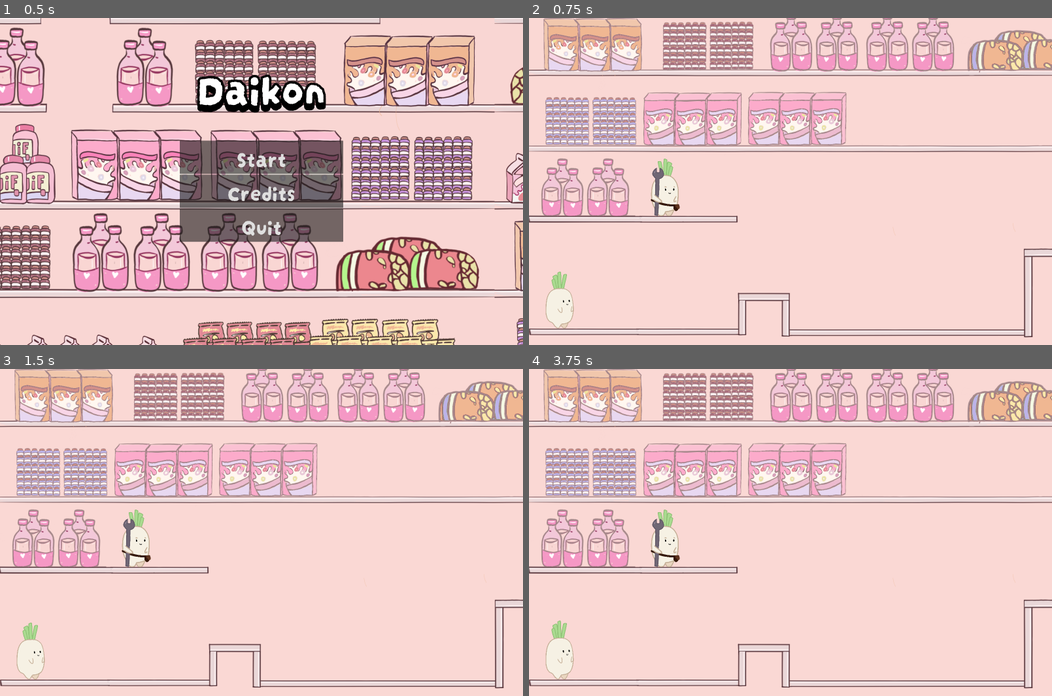
Above: before the commit, frames 1-4 (two rows, left to right).
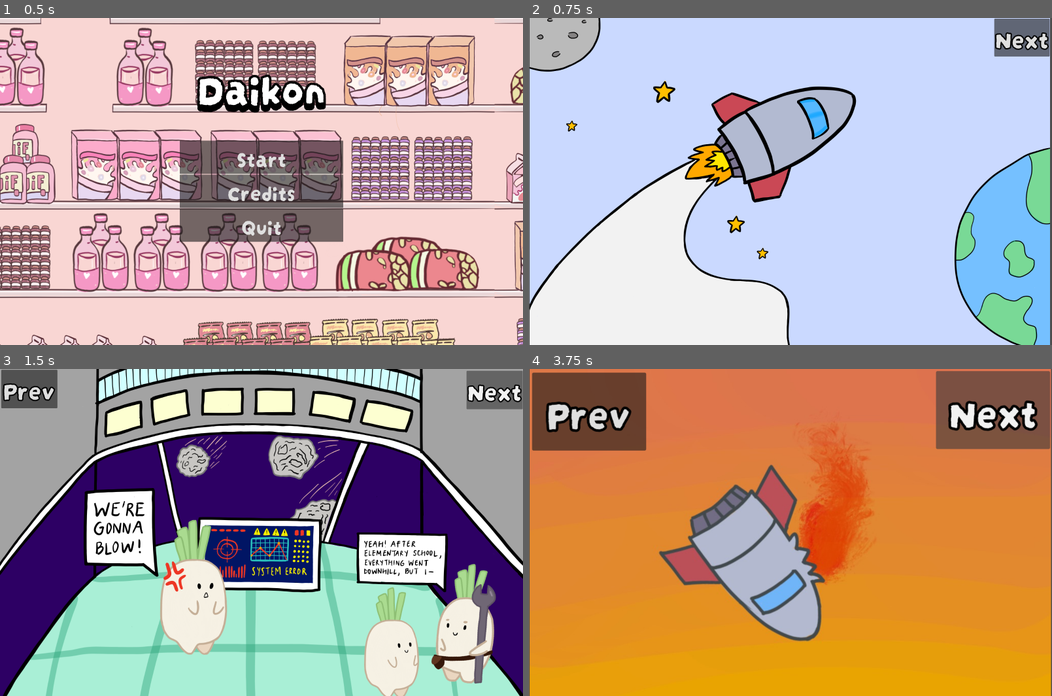
Above: after the commit, the same moments.

Repository: Boyquotes/daikon
Game: Godot game, scene res://main.tscn
The game is run twice, just before and just after one commit, with the same random seed, the same clock (stepped at 60 frames per second) and the same inputs. Sound files missing from this copy of the repository are replaced by a short silence.
Inputs (mouse positions are in pixels of both pictures, inside the frame that each line leads up to):
- Up to frame 1 (0.5 s): no input
- Up to frame 2 (0.75 s): click "Start" at 0.5 s
- Up to frame 3 (1.5 s): click (491, 388) at 1.25 s, where only the run after the commit has a clickable "Next"
- Up to frame 4 (3.75 s): click (560, 388) at 2 s, where only the run after the commit has a clickable "Prev"; click (1020, 388) at 2.75 s, where only the run after the commit has a clickable "Next"; click (1025, 388) at 3.5 s, where only the run after the commit has a clickable "Next"

Frame 1 is identical in both runs. In frame 2, 99% of the frame differs, in the area x 0-100%, y 0-100%; in frame 3, 96%; in frame 4, 100%.

Commit message:
we have a story

Diff:
--- a/levels/intro_pt_1.tscn
+++ b/levels/intro_pt_1.tscn
@@ -103,6 +103,9 @@
 [node name="Collision" parent="mechanic" index="1"]
 position = Vector2(-14, 27)
 
+[node name="Text" parent="mechanic" index="4"]
+text = "Get to the spaceship!"
+
 [node name="Sound" parent="." instance=ExtResource("4_n6qh0")]
 
 [connection signal="body_entered" from="exit_intro_1" to="Player" method="_on_exit_intro_1_body_entered"]
--- a/levels/level_5.tscn
+++ b/levels/level_5.tscn
@@ -91,7 +91,6 @@
 
 [node name="CollisionShape2D" type="CollisionShape2D" parent="Floor"]
 position = Vector2(-0.164505, -8.20535)
-scale = Vector2(1, 1)
 shape = SubResource("RectangleShape2D_1yqmu")
 
 [editable path="Player"]
--- a/levels/level_5_new.tscn
+++ b/levels/level_5_new.tscn
@@ -74,7 +74,6 @@
 [node name="CollisionShape2D" type="CollisionShape2D" parent="."]
 position = Vector2(-42, 755)
 rotation = 1.5708
-scale = Vector2(1, 1)
 shape = SubResource("RectangleShape2D_v8j7j")
 
 [node name="Floor" type="StaticBody2D" parent="."]
--- /dev/null
+++ b/levels/story_01.gd
@@ -0,0 +1,15 @@
+extends Sprite2D
+
+
+# Called when the node enters the scene tree for the first time.
+func _ready():
+	pass # Replace with function body.
+
+
+# Called every frame. 'delta' is the elapsed time since the previous frame.
+func _process(delta):
+	pass
+
+
+func _on_button_pressed():
+	get_tree().change_scene_to_file("res://levels/story_02.tscn")
--- /dev/null
+++ b/levels/story_01.tscn
@@ -0,0 +1,24 @@
+[gd_scene load_steps=4 format=3 uid="uid://dipw3vsdslkoh"]
+
+[ext_resource type="Texture2D" uid="uid://hl5q4qeym6lb" path="res://assets/intro_story/247G_Intro_01.png" id="1_eunt3"]
+[ext_resource type="Script" path="res://levels/story_01.gd" id="2_rntb2"]
+[ext_resource type="FontFile" uid="uid://bwnkngnqnsxab" path="res://assets/fonts/DarumadropOne-Regular.ttf" id="3_25yla"]
+
+[node name="story_01" type="Sprite2D"]
+position = Vector2(1436, 1029)
+scale = Vector2(1.36168, 1.36168)
+texture = ExtResource("1_eunt3")
+script = ExtResource("2_rntb2")
+
+[node name="Button" type="Button" parent="."]
+offset_left = 826.918
+offset_top = -752.745
+offset_right = 1050.92
+offset_bottom = -599.745
+theme_override_colors/font_outline_color = Color(0, 0, 0, 1)
+theme_override_constants/outline_size = 20
+theme_override_fonts/font = ExtResource("3_25yla")
+theme_override_font_sizes/font_size = 100
+text = "Next"
+
+[connection signal="pressed" from="Button" to="." method="_on_button_pressed"]
--- /dev/null
+++ b/levels/story_02.gd
@@ -0,0 +1,19 @@
+extends Sprite2D
+
+
+# Called when the node enters the scene tree for the first time.
+func _ready():
+	pass # Replace with function body.
+
+
+# Called every frame. 'delta' is the elapsed time since the previous frame.
+func _process(delta):
+	pass
+
+
+func _on_prev_pressed():
+	get_tree().change_scene_to_file("res://levels/story_01.tscn")
+
+
+func _on_next_pressed():
+	get_tree().change_scene_to_file("res://levels/story_03.tscn")
--- /dev/null
+++ b/levels/story_02.tscn
@@ -0,0 +1,36 @@
+[gd_scene load_steps=4 format=3 uid="uid://di4ka2a80r21f"]
+
+[ext_resource type="Texture2D" uid="uid://bdb1b4dpbrhd" path="res://assets/intro_story/247G_Intro_02.png" id="1_tyy4f"]
+[ext_resource type="Script" path="res://levels/story_02.gd" id="2_fikpb"]
+[ext_resource type="FontFile" uid="uid://bwnkngnqnsxab" path="res://assets/fonts/DarumadropOne-Regular.ttf" id="2_rrbtw"]
+
+[node name="story_02" type="Sprite2D"]
+position = Vector2(1441.94, 754.5)
+scale = Vector2(1.38135, 1.38135)
+texture = ExtResource("1_tyy4f")
+script = ExtResource("2_fikpb")
+
+[node name="Prev" type="Button" parent="."]
+offset_left = -1038.8
+offset_top = -542.587
+offset_right = -814.797
+offset_bottom = -389.587
+theme_override_colors/font_outline_color = Color(0, 0, 0, 1)
+theme_override_constants/outline_size = 20
+theme_override_fonts/font = ExtResource("2_rrbtw")
+theme_override_font_sizes/font_size = 100
+text = "Prev"
+
+[node name="Next" type="Button" parent="."]
+offset_left = 815.917
+offset_top = -538.967
+offset_right = 1039.92
+offset_bottom = -385.967
+theme_override_colors/font_outline_color = Color(0, 0, 0, 1)
+theme_override_constants/outline_size = 20
+theme_override_fonts/font = ExtResource("2_rrbtw")
+theme_override_font_sizes/font_size = 100
+text = "Next"
+
+[connection signal="pressed" from="Prev" to="." method="_on_prev_pressed"]
+[connection signal="pressed" from="Next" to="." method="_on_next_pressed"]
--- /dev/null
+++ b/levels/story_03.gd
@@ -0,0 +1,19 @@
+extends Sprite2D
+
+
+# Called when the node enters the scene tree for the first time.
+func _ready():
+	pass # Replace with function body.
+
+
+# Called every frame. 'delta' is the elapsed time since the previous frame.
+func _process(delta):
+	pass
+
+
+func _on_prev_pressed():
+	get_tree().change_scene_to_file("res://levels/story_02.tscn")
+
+
+func _on_next_pressed():
+	get_tree().change_scene_to_file("res://levels/story_04.tscn")
--- /dev/null
+++ b/levels/story_03.tscn
@@ -0,0 +1,36 @@
+[gd_scene load_steps=4 format=3 uid="uid://br8s8s1gqt06t"]
+
+[ext_resource type="Texture2D" uid="uid://b6jnyivwscaie" path="res://assets/intro_story/247G_Intro_03.jpeg" id="1_tyb07"]
+[ext_resource type="Script" path="res://levels/story_03.gd" id="2_v0m4w"]
+[ext_resource type="FontFile" uid="uid://bwnkngnqnsxab" path="res://assets/fonts/DarumadropOne-Regular.ttf" id="3_rr4om"]
+
+[node name="story_03" type="Sprite2D"]
+position = Vector2(1439, 881)
+scale = Vector2(2.80469, 2.80469)
+texture = ExtResource("1_tyb07")
+script = ExtResource("2_v0m4w")
+
+[node name="Prev" type="Button" parent="."]
+offset_left = -507.136
+offset_top = -307.485
+offset_right = -283.136
+offset_bottom = -154.485
+theme_override_colors/font_outline_color = Color(0, 0, 0, 1)
+theme_override_constants/outline_size = 20
+theme_override_fonts/font = ExtResource("3_rr4om")
+theme_override_font_sizes/font_size = 80
+text = "Prev"
+
+[node name="Next" type="Button" parent="."]
+offset_left = 286.487
+offset_top = -310.332
+offset_right = 510.487
+offset_bottom = -157.332
+theme_override_colors/font_outline_color = Color(0, 0, 0, 1)
+theme_override_constants/outline_size = 20
+theme_override_fonts/font = ExtResource("3_rr4om")
+theme_override_font_sizes/font_size = 80
+text = "Next"
+
+[connection signal="pressed" from="Prev" to="." method="_on_prev_pressed"]
+[connection signal="pressed" from="Next" to="." method="_on_next_pressed"]
--- /dev/null
+++ b/levels/story_04.gd
@@ -0,0 +1,19 @@
+extends Sprite2D
+
+
+# Called when the node enters the scene tree for the first time.
+func _ready():
+	pass # Replace with function body.
+
+
+# Called every frame. 'delta' is the elapsed time since the previous frame.
+func _process(delta):
+	pass
+
+
+func _on_prev_pressed():
+	get_tree().change_scene_to_file("res://levels/story_03.tscn")
+
+
+func _on_next_pressed():
+	get_tree().change_scene_to_file("res://levels/story_05.tscn")
--- /dev/null
+++ b/levels/story_04.tscn
@@ -0,0 +1,36 @@
+[gd_scene load_steps=4 format=3 uid="uid://xbgxd4m6grfd"]
+
+[ext_resource type="Texture2D" uid="uid://bjbb5orcxx4yb" path="res://assets/intro_story/247G_Intro_04.jpeg" id="1_yw1be"]
+[ext_resource type="Script" path="res://levels/story_04.gd" id="2_xriyr"]
+[ext_resource type="FontFile" uid="uid://bwnkngnqnsxab" path="res://assets/fonts/DarumadropOne-Regular.ttf" id="3_xgpld"]
+
+[node name="story_04" type="Sprite2D"]
+position = Vector2(1431, 879)
+scale = Vector2(2.8099, 2.8099)
+texture = ExtResource("1_yw1be")
+script = ExtResource("2_xriyr")
+
+[node name="Prev" type="Button" parent="."]
+offset_left = -507.136
+offset_top = -307.485
+offset_right = -283.136
+offset_bottom = -154.485
+theme_override_colors/font_outline_color = Color(0, 0, 0, 1)
+theme_override_constants/outline_size = 20
+theme_override_fonts/font = ExtResource("3_xgpld")
+theme_override_font_sizes/font_size = 80
+text = "Prev"
+
+[node name="Next" type="Button" parent="."]
+offset_left = 286.487
+offset_top = -310.332
+offset_right = 510.487
+offset_bottom = -157.332
+theme_override_colors/font_outline_color = Color(0, 0, 0, 1)
+theme_override_constants/outline_size = 20
+theme_override_fonts/font = ExtResource("3_xgpld")
+theme_override_font_sizes/font_size = 80
+text = "Next"
+
+[connection signal="pressed" from="Prev" to="." method="_on_prev_pressed"]
+[connection signal="pressed" from="Next" to="." method="_on_next_pressed"]
--- /dev/null
+++ b/levels/story_05.gd
@@ -0,0 +1,19 @@
+extends Sprite2D
+
+
+# Called when the node enters the scene tree for the first time.
+func _ready():
+	pass # Replace with function body.
+
+
+# Called every frame. 'delta' is the elapsed time since the previous frame.
+func _process(delta):
+	pass
+
+
+func _on_prev_pressed():
+	get_tree().change_scene_to_file("res://levels/story_04.tscn")
+
+
+func _on_next_pressed():
+	get_tree().change_scene_to_file("res://levels/story_06.tscn")
--- /dev/null
+++ b/levels/story_05.tscn
@@ -0,0 +1,36 @@
+[gd_scene load_steps=4 format=3 uid="uid://dcbk4d7ba65xh"]
+
+[ext_resource type="Texture2D" uid="uid://c24cnad1ck0ba" path="res://assets/intro_story/247G_Intro_05.jpeg" id="1_rnv7x"]
+[ext_resource type="FontFile" uid="uid://bwnkngnqnsxab" path="res://assets/fonts/DarumadropOne-Regular.ttf" id="2_bu67p"]
+[ext_resource type="Script" path="res://levels/story_05.gd" id="2_viky1"]
+
+[node name="story_05" type="Sprite2D"]
+position = Vector2(1442, 884)
+scale = Vector2(2.8112, 2.8112)
+texture = ExtResource("1_rnv7x")
+script = ExtResource("2_viky1")
+
+[node name="Prev" type="Button" parent="."]
+offset_left = -507.136
+offset_top = -307.485
+offset_right = -283.136
+offset_bottom = -154.485
+theme_override_colors/font_outline_color = Color(0, 0, 0, 1)
+theme_override_constants/outline_size = 20
+theme_override_fonts/font = ExtResource("2_bu67p")
+theme_override_font_sizes/font_size = 80
+text = "Prev"
+
+[node name="Next" type="Button" parent="."]
+offset_left = 286.487
+offset_top = -310.332
+offset_right = 510.487
+offset_bottom = -157.332
+theme_override_colors/font_outline_color = Color(0, 0, 0, 1)
+theme_override_constants/outline_size = 20
+theme_override_fonts/font = ExtResource("2_bu67p")
+theme_override_font_sizes/font_size = 80
+text = "Next"
+
+[connection signal="pressed" from="Prev" to="." method="_on_prev_pressed"]
+[connection signal="pressed" from="Next" to="." method="_on_next_pressed"]
--- /dev/null
+++ b/levels/story_06.gd
@@ -0,0 +1,19 @@
+extends Sprite2D
+
+
+# Called when the node enters the scene tree for the first time.
+func _ready():
+	pass # Replace with function body.
+
+
+# Called every frame. 'delta' is the elapsed time since the previous frame.
+func _process(delta):
+	pass
+
+
+func _on_prev_pressed():
+	get_tree().change_scene_to_file("res://levels/story_05.tscn")
+
+
+func _on_next_pressed():
+	get_tree().change_scene_to_file("res://levels/story_07.tscn")
--- /dev/null
+++ b/levels/story_06.tscn
@@ -0,0 +1,36 @@
+[gd_scene load_steps=4 format=3 uid="uid://dl6rfxsvbwgxa"]
+
+[ext_resource type="Texture2D" uid="uid://cvwxqf4nr3tm4" path="res://assets/intro_story/247G_Intro_06.jpeg" id="1_fetmt"]
+[ext_resource type="Script" path="res://levels/story_06.gd" id="2_ggo1d"]
+[ext_resource type="FontFile" uid="uid://bwnkngnqnsxab" path="res://assets/fonts/DarumadropOne-Regular.ttf" id="2_rajb3"]
+
+[node name="story_06" type="Sprite2D"]
+position = Vector2(1437, 1021)
+scale = Vector2(2.8112, 2.8112)
+texture = ExtResource("1_fetmt")
+script = ExtResource("2_ggo1d")
+
+[node name="Prev" type="Button" parent="."]
+offset_left = -507.257
+offset_top = -358.209
+offset_right = -283.257
+offset_bottom = -205.209
+theme_override_colors/font_outline_color = Color(0, 0, 0, 1)
+theme_override_constants/outline_size = 20
+theme_override_fonts/font = ExtResource("2_rajb3")
+theme_override_font_sizes/font_size = 80
+text = "Prev"
+
+[node name="Next" type="Button" parent="."]
+offset_left = 286.367
+offset_top = -361.056
+offset_right = 510.367
+offset_bottom = -208.056
+theme_override_colors/font_outline_color = Color(0, 0, 0, 1)
+theme_override_constants/outline_size = 20
+theme_override_fonts/font = ExtResource("2_rajb3")
+theme_override_font_sizes/font_size = 80
+text = "Next"
+
+[connection signal="pressed" from="Prev" to="." method="_on_prev_pressed"]
+[connection signal="pressed" from="Next" to="." method="_on_next_pressed"]
--- /dev/null
+++ b/levels/story_07.gd
@@ -0,0 +1,19 @@
+extends Sprite2D
+
+
+# Called when the node enters the scene tree for the first time.
+func _ready():
+	pass # Replace with function body.
+
+
+# Called every frame. 'delta' is the elapsed time since the previous frame.
+func _process(delta):
+	pass
+
+
+func _on_prev_pressed():
+	get_tree().change_scene_to_file("res://levels/story_06.tscn")
+
+
+func _on_next_pressed():
+	get_tree().change_scene_to_file("res://levels/intro_pt_1.tscn")
--- /dev/null
+++ b/levels/story_07.tscn
@@ -0,0 +1,36 @@
+[gd_scene load_steps=4 format=3 uid="uid://bhbcsc1u5258q"]
+
+[ext_resource type="Texture2D" uid="uid://cha5u1qxkrekf" path="res://assets/intro_story/247G_Intro_07.jpeg" id="1_mr8ep"]
+[ext_resource type="FontFile" uid="uid://bwnkngnqnsxab" path="res://assets/fonts/DarumadropOne-Regular.ttf" id="2_20wol"]
+[ext_resource type="Script" path="res://levels/story_07.gd" id="2_daf2f"]
+
+[node name="story_07" type="Sprite2D"]
+position = Vector2(1442, 731)
+scale = Vector2(2.8112, 2.8112)
+texture = ExtResource("1_mr8ep")
+script = ExtResource("2_daf2f")
+
+[node name="Prev" type="Button" parent="."]
+offset_left = -509.036
+offset_top = -256.829
+offset_right = -285.036
+offset_bottom = -103.829
+theme_override_colors/font_outline_color = Color(0, 0, 0, 1)
+theme_override_constants/outline_size = 20
+theme_override_fonts/font = ExtResource("2_20wol")
+theme_override_font_sizes/font_size = 80
+text = "Prev"
+
+[node name="Next" type="Button" parent="."]
+offset_left = 284.588
+offset_top = -259.676
+offset_right = 508.588
+offset_bottom = -106.676
+theme_override_colors/font_outline_color = Color(0, 0, 0, 1)
+theme_override_constants/outline_size = 20
+theme_override_fonts/font = ExtResource("2_20wol")
+theme_override_font_sizes/font_size = 80
+text = "Next"
+
+[connection signal="pressed" from="Prev" to="." method="_on_prev_pressed"]
+[connection signal="pressed" from="Next" to="." method="_on_next_pressed"]
--- a/main.tscn
+++ b/main.tscn
@@ -16,7 +16,7 @@
 
 
 func _on_start_pressed():
-	tree.change_scene_to_file('res://levels/intro_pt_1.tscn')
+	tree.change_scene_to_file('res://levels/story_01.tscn')
 
 
 func _on_quit_pressed():
Binary file added: assets/intro_story/247G_Intro_01.png
Not shown, added: assets/intro_story/247G_Intro_01.png.import
Binary file added: assets/intro_story/247G_Intro_02.png
Not shown, added: assets/intro_story/247G_Intro_02.png.import
Binary file added: assets/intro_story/247G_Intro_03.jpeg
Not shown, added: assets/intro_story/247G_Intro_03.jpeg.import
Binary file added: assets/intro_story/247G_Intro_04.jpeg
Not shown, added: assets/intro_story/247G_Intro_04.jpeg.import
Binary file added: assets/intro_story/247G_Intro_05.jpeg
Not shown, added: assets/intro_story/247G_Intro_05.jpeg.import
Binary file added: assets/intro_story/247G_Intro_06.jpeg
Not shown, added: assets/intro_story/247G_Intro_06.jpeg.import
(and 2 more such lines)
